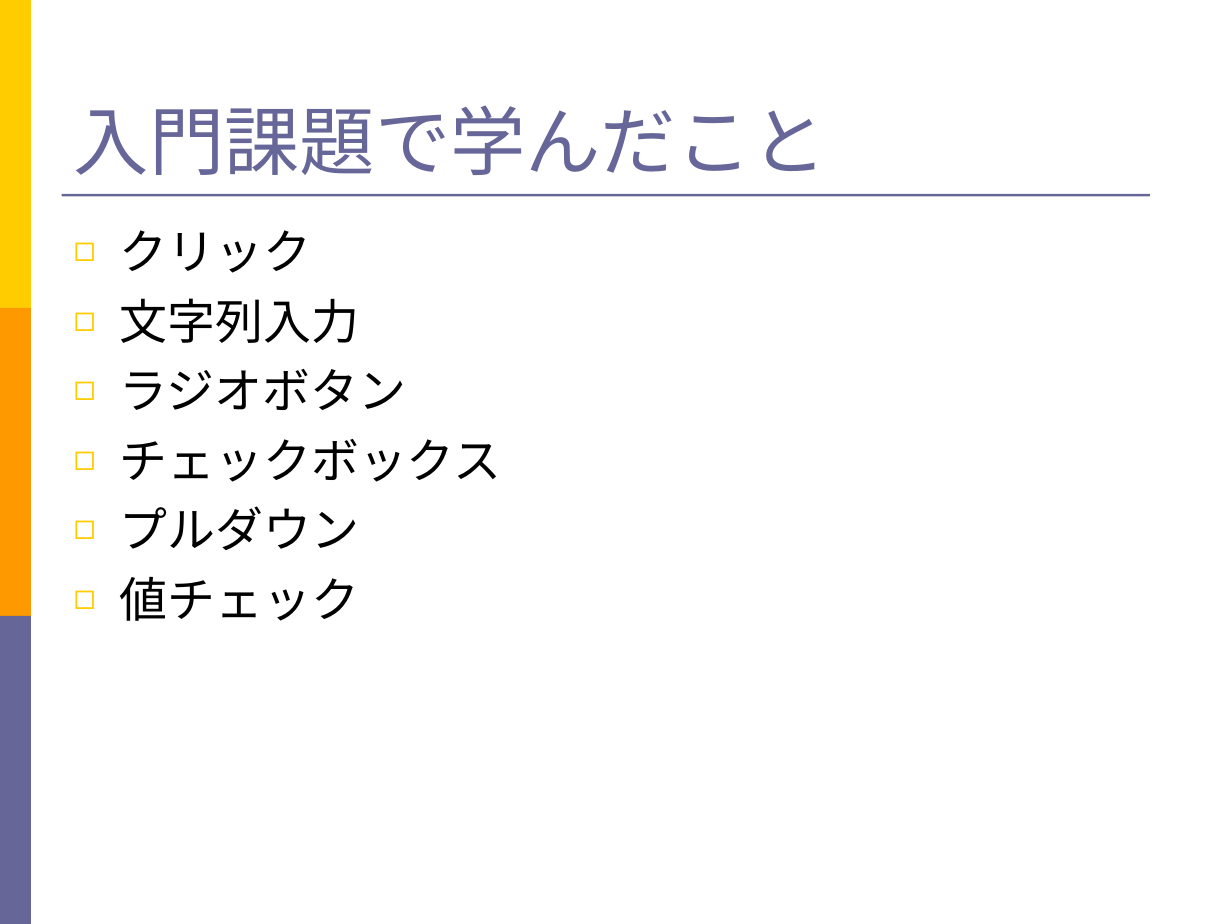
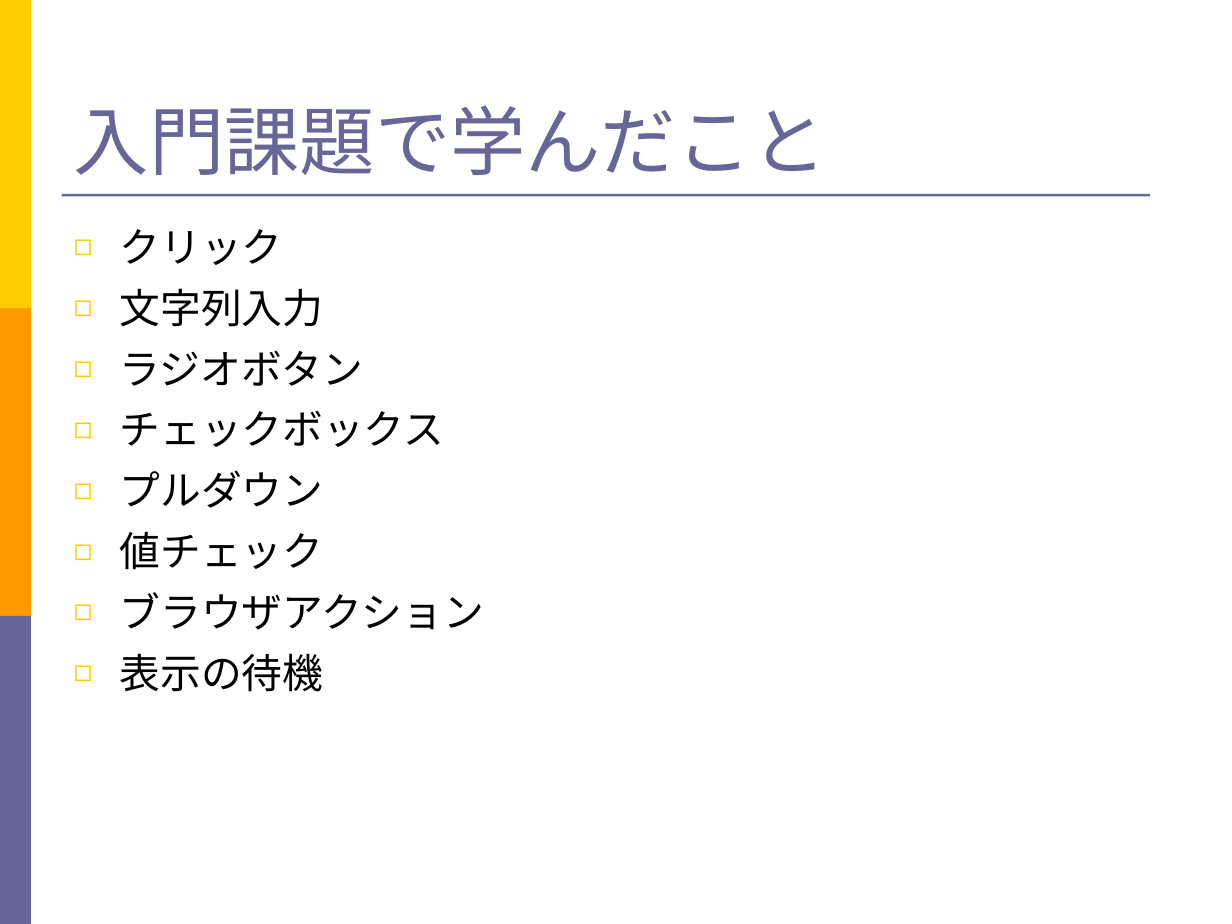
Before and after one commit to takuY-U2/STARHotel, a slide deck: slide 37 of docs/Slide.ppt (slide 34 before the commit). Drawn at 1232x924 pixels with LibreOffice and Linux fonts; fonts in the diff are those of the drawing. Boxes give left, top, right and bottom in pixels: in the first picture for what was removed or moved away, otherwise in the second. Text is boxed around its words. In the diff, an @@ line names an element or a change of style, - is before the commit and + after.

```diff
--- a/docs/Slide.ppt
+++ b/docs/Slide.ppt
@@ text at (x1=120, y1=229, x2=444, y2=570): size 28 to 23.8 pt in "クリック", "文字列入力", "ラジオボタン", "チェックボックス" and 2 more places @@
@@ text at (x1=120, y1=592, x2=484, y2=692): paragraphs added @@
+◻ ブラウザアクション
+◻ 表示の待機
```
Also in this commit, not shown: 1 other slide changed, 3 slides added, 3 other files.
